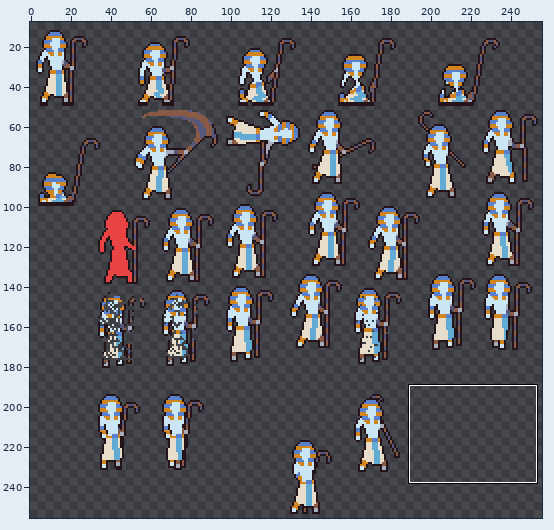
A sprite sheet gets an edit: images/pharaoh-sheet0.png. Above: a wide view before the commit, with the close-up outlined.
Close-up. Before the commit:
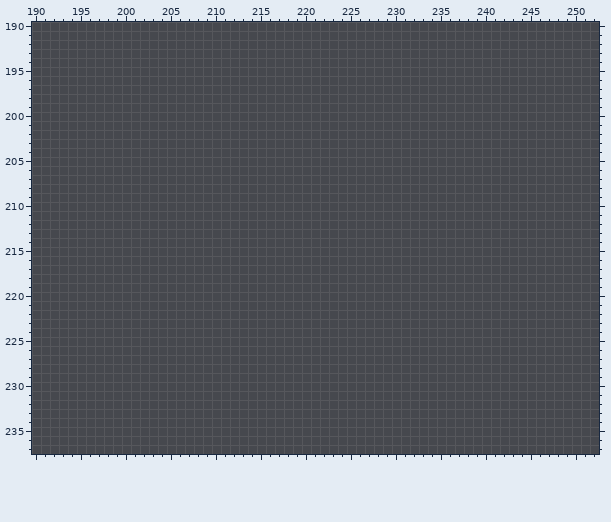
The file is 256x256 pixels. Shown: x 190..252, y 190..237. The old version is drawn lined up with the new one. The wide view leaves out empty margins. The commit also changed other parts of the picture, which this record leaves out.
Palette (. is transparent): 
Pixels before (only the part around the change), first column x 190:
190 ...............................................................
191 ...............................................................
192 ...............................................................
193 ...............................................................
194 ...............................................................
195 ...............................................................
196 ...............................................................
197 ...............................................................
198 ...............................................................
199 ...............................................................
200 ...............................................................
201 ...............................................................
202 ...............................................................
203 ...............................................................
204 ...............................................................
205 ...............................................................
206 ...............................................................
207 ...............................................................
208 ...............................................................
209 ...............................................................
210 ...............................................................
211 ...............................................................
212 ...............................................................
213 ...............................................................
214 ...............................................................
215 ...............................................................
216 ...............................................................
217 ...............................................................
218 ...............................................................
219 ...............................................................
220 ...............................................................
221 ...............................................................
222 ...............................................................
223 ...............................................................
224 ...............................................................
225 ...............................................................
226 ...............................................................
227 ...............................................................
228 ...............................................................
229 ...............................................................
230 ...............................................................
231 ...............................................................
232 ...............................................................
233 ...............................................................
234 ...............................................................
235 ...............................................................
236 ...............................................................
237 ...............................................................
After:
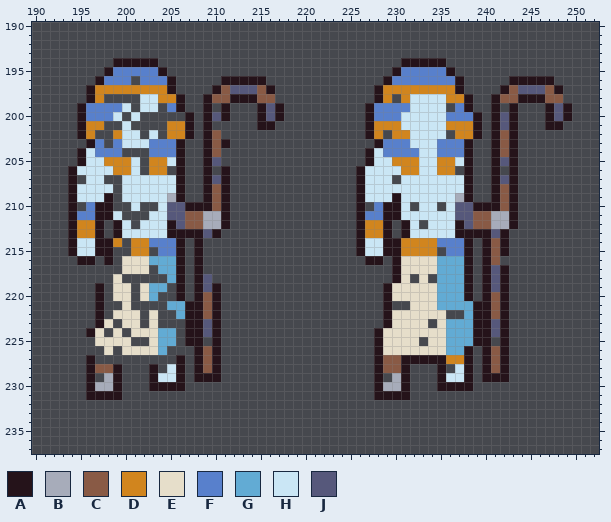
Colours new in this view: A #25131a  B #a7acba  C #895a45  D #d1851e  E #e6deca  F #5880cc  G #62abd4  H #cae6f5  J #56587b
The edit:
drawings rearranged on the sheet (the old picture shows each at its new place)
Changed rows in their new state; - is an unchanged pixel.
first column x 194:
194 -----AAAAA---------------------------AAAAA--------------
195 ----AFFFFFA-------------------------AFFFFFA-------------
196 ---AFFF-FFFA-----AAAAA-------------AFFFFFFFA-----AAAAA--
197 --ADDDDDDDDA----ACJJJCA-----------ADDDDDDDDA----ACJJJCA-
198 --AD----HHDDA--ACCAAACC-----------AD-DHHHHDDA--ACCAAACC-
199 -AFFFFH-HH-FA--A-A---AJA---------AFFFFHHHH-FA--A-A---AJA
200 -AFFFH-H-----A-AJA---AJA---------AFFFHHHHHFFFA-AJA---AJA
201 -ADD--H----DDA-A-----AA----------ADDDHHHHHDDDA-AJA---AA-
202 -AD--DHH-H-DDA-AC----------------AD-DDHHHH-DDA-ACA------
203 --AF-FHHHFFFA--ACA----------------AFFFHHHFFFA--ACA------
204 -AHFFF---FFFA--AC----------------AHFFFFHHFFFA--ACA------
205 -AHHDDDH-DDHA--AJ----------------AHHDDDHHDDHA--AJA------
206 AHHHHDDH-DD-A--A-A--------------AHHHHDDHHDD-A--A-A------
207 A-HH--HHHHHHA--AJA--------------AHHH-HHHHHHHA--AJA------
208 AHHHH-HHHHHHA--ACA--------------AHHHHHHHHHHHA--ACA------
209 AHHHA-HHHHHBA--ACA--------------AHHHAHHHHHHBA--ACA------
210 A-FAA--H--HJJAAACA--------------A-FAAH-HH-HJJAAACA------
211 AFFAAH---HHJJCCBBA--------------AFFAAHHHHHHJJCCBBA------
212 ADDA-AH-HHHAJCCBBA--------------ADDA-AH-HHHAJCCBBA------
213 ADDA-AHHHHHAAAAJA---------------ADDA-AHHHHHAAAAJA-------
214 AHHAAD-DDFFFA-A-----------------AHHAADDDDFFFA-ACA-------
215 AHHAA--DD-FFA-A-----------------AHHAADDDD-FFA-ACA-------
216 -AA-A-EEEGGGA-A------------------AA-AEEEEGGGA-AC--------
217 ------EEE-GGA-A---------------------AEEEEGGGA-AJA-------
218 -----E-----GA-AJ--------------------AE-E-GGGA-AJA-------
219 ---A-EE-EGG-A-AJA------------------AEEEEEGGGA-AJA-------
220 ---A-EE-EG--A-ACA------------------AEEEEEGGGA-ACA-------
221 ---A--E----GGAACA------------------A--EEEGGGGAACA-------
222 ---A-EEE-E--GAACA------------------AEEEEEE--GAACA-------
223 ---AE-EE-E---AAJA------------------AEEEE-EGGGAAJA-------
224 --AE-E-EEEGG-AAJA-----------------AEEEEEEEGGGAAJA-------
225 ---EEEE--EGG-AA-A-----------------AEEEE-EEGGGAA-A-------
226 ----E-EEEEG---ACA-----------------AEEEEEEEGGA-ACA-------
227 --A---------A-ACA-----------------ACCAAAAADDA-ACA-------
228 --ACCA---A-HA-ACA-----------------ACCA---A-HA-ACA-------
229 --A-BA---AHHA-AAA-----------------A-BA---AHHA-AAA-------
230 --ABBA---AAAA---------------------ABBA---AAAA-----------
231 --AAAA----------------------------AAAA------------------
Boxes around the changes in both close-ups, in picture pixels (x1, y1, x2, y2):
added: (68, 58, 284, 400)
added: (356, 58, 572, 400)
